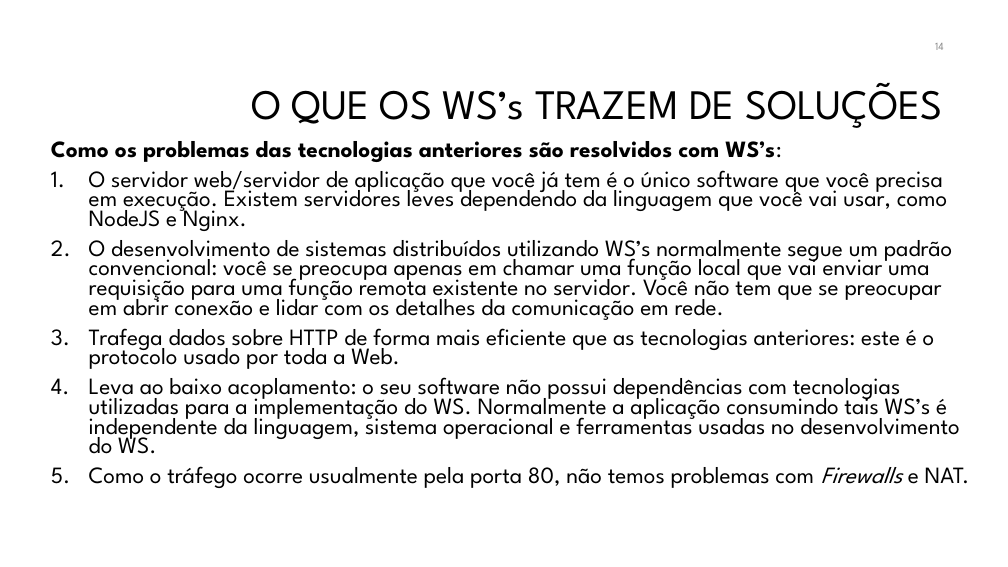
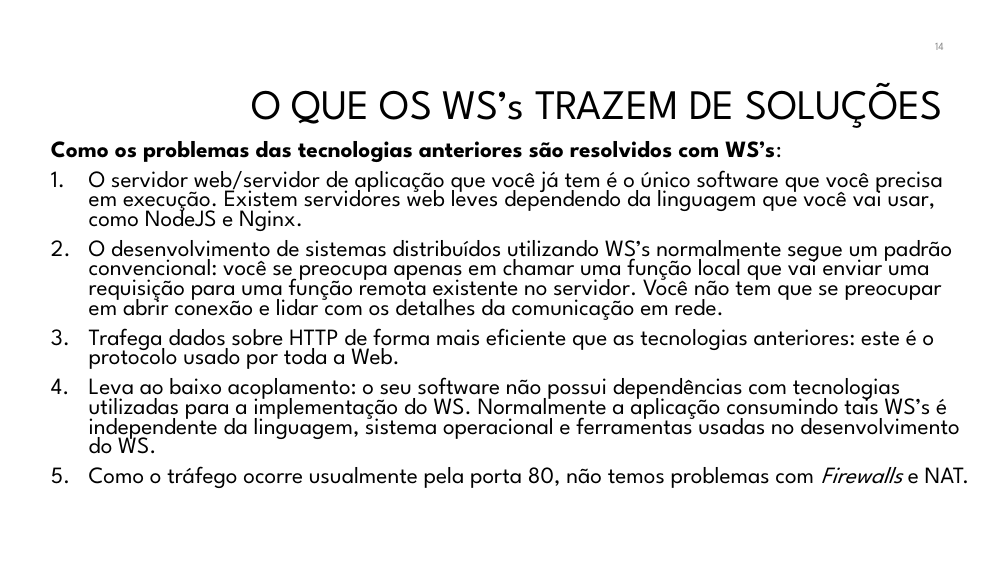
Before and after one commit to manoelcampos/sistemas-distribuidos, a slide deck: slide 14 of projects/08-webservices/webservices.pptx. Drawn at 1008x567 pixels with LibreOffice and Linux fonts; fonts in the diff are those of the drawing; background and template pictures are left out. Boxes give left, top, right and bottom in pixels: in the first picture for what was removed or moved away, otherwise in the second. Text is boxed around its words. In the diff, an @@ line names an element or a change of style, - is before the commit and + after.

```diff
--- a/projects/08-webservices/webservices.pptx
+++ b/projects/08-webservices/webservices.pptx
@@ text at box(89, 170, 943, 231): text changed @@
-1. O servidor web/servidor de aplicação que você já tem é o único software que você precisa em execução. Existem servidores leves dependendo da linguagem que você vai usar, como NodeJS e Nginx.
+1. O servidor web/servidor de aplicação que você já tem é o único software que você precisa em execução. Existem servidores web leves dependendo da linguagem que você vai usar, como NodeJS e Nginx.
```
Also in this commit, not shown: 2 other slides changed, 4 slides added, 5 other files.
